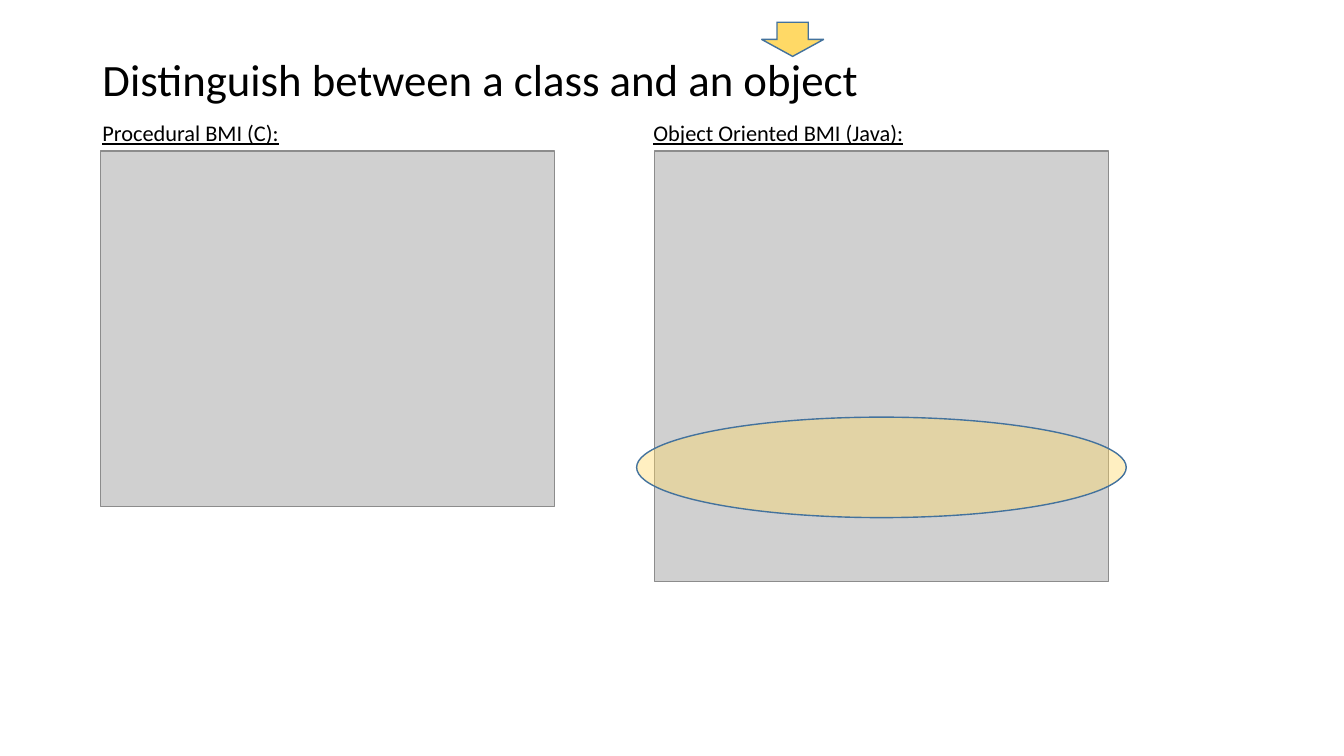
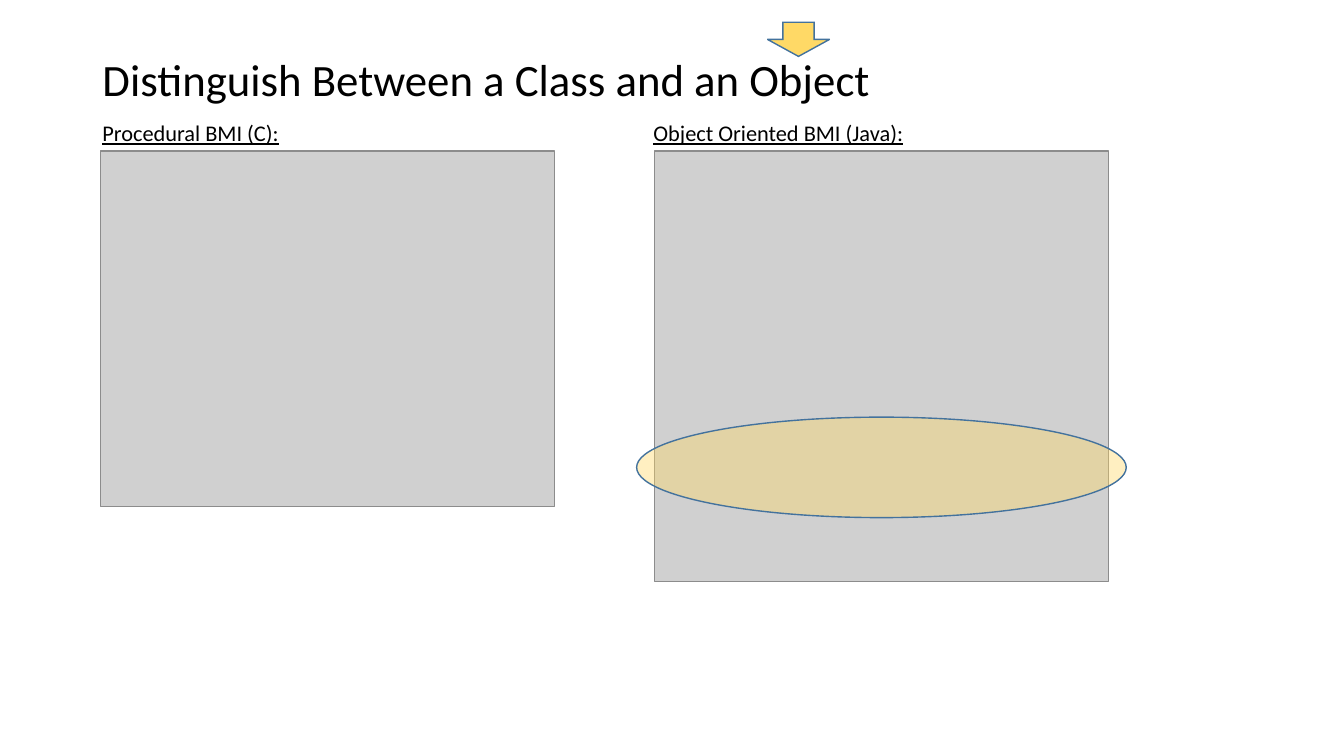
Before and after one commit to EricJPogue/www-epogue-info, a slide deck: slide 9 of CPSC-24500/Week01/2016SpringW01Slides.pptx. Drawn at 1344x756 pixels with LibreOffice and Linux fonts; fonts in the diff are those of the drawing; grey boxes stand for pictures. Boxes give left, top, right and bottom in pixels: in the first picture for what was removed or moved away, otherwise in the second. Text is boxed around its words. In the diff, an @@ line names an element or a change of style, - is before the commit and + after.

```diff
--- a/CPSC-24500/Week01/2016SpringW01Slides.pptx
+++ b/CPSC-24500/Week01/2016SpringW01Slides.pptx
@@ down arrow: place and size @@
-down arrow at box(761, 22, 824, 56)
+down arrow at box(767, 22, 830, 56)
@@ title at box(102, 65, 869, 104): text changed @@
-Distinguish between a class and an object
+Distinguish Between a Class and an Object
```
Also in this commit, not shown: 38 other slides changed, 1 other file.
